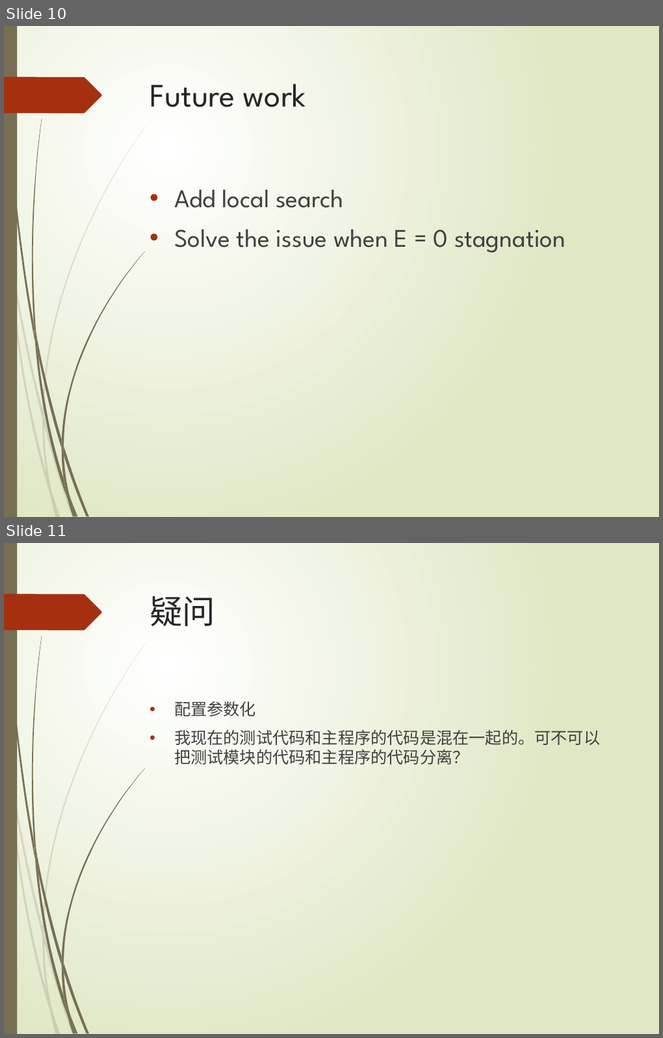
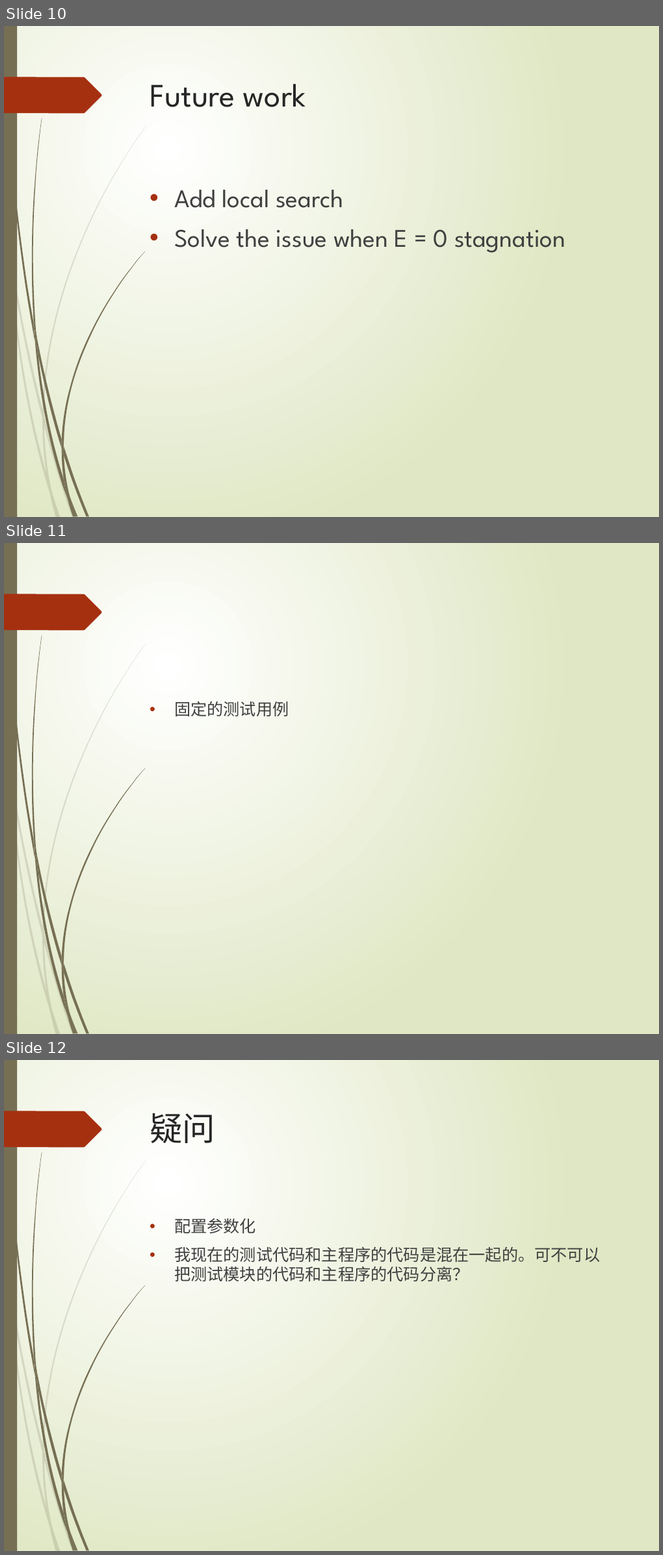
Before and after one commit to caitaozhan/CoalitionFormationInGames, a slide deck: version_0.3.pptx. Shown one above the other, each under a label of ours: slides 10 and 11 before the commit, slides 10, 11 and 12 after it. The pictures are 663x1038 and 663x1555 pixels, drawn with LibreOffice and Linux fonts; fonts in the diff are those of the drawing. Boxes give left, top, right and bottom in pixels: in the first picture for what was removed or moved away, otherwise in the second. Text is boxed around its words. In the diff, an @@ line names an element or a change of style, - is before the commit and + after.

Commit message:
重写测试代码。把日志模块从本项目中分离出来，然后准备在解决方案里面新增一个项目，专门用来分析日志

```diff
--- a/version_0.3.pptx
+++ b/version_0.3.pptx
@@ slide 11 added at (4, 543, 659, 1034), background gradient #FFFFFF to #DFE8C4; not listed: 24 template elements that a slide beside it also shows @@
@@ text added at (174, 702, 289, 717), 18 pt, text #404040 @@
+• 固定的测试用例
@@ what was slide 11 is now slide 12 @@
```
Also in this commit, not shown: 22 other files.
